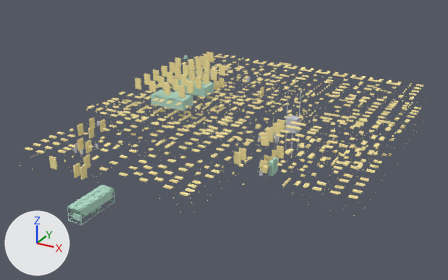
An edit to the glTF model public/reference-buildings/bs-medical-dental-clinic/electrical.glb, drawn before and after from the same camera.
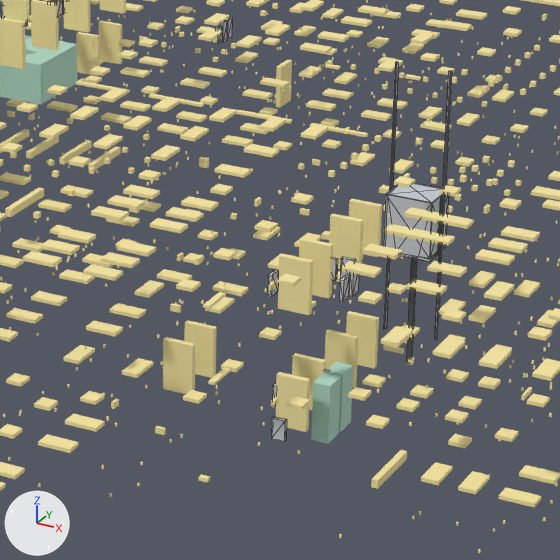
The first picture shows the older version from a 50 mm camera at (19.1, -61.7, 43.4) aimed at (-26.8, 21.8, 1.6). The close-ups show the older and then the newer version on the part from 44% to 73% of the width and 26% to 73% of the height of that picture. Only the edits that show in the close-ups are written down. Lighting does not change. The marker at lower left points along +X, +Y and +Z. The close-ups show mesh edges as thin lines. Vertices at exactly the same position are counted once.

The scene before the commit, as lines of its bpy script (objects in view):
```python
mat_equipment = principled_material('equipment')
mat_equipment.base_color = (0.58, 0.6, 0.66)  # light grey #c8cbd4
mat_equipment.roughness = 0.85
me_equipment = bpy.data.meshes.new('equipment')
me_equipment.from_pydata(...)  # 622 vertices, 1116 faces; spans x -51.1..-15.3, y 7.2..54.3, z -1.2..11.0
me_equipment.materials.append(mat_equipment)  # light grey #c8cbd4
me_plant = bpy.data.meshes.new('plant')
me_plant.from_pydata(...)  # 3669 vertices, 7373 faces; spans x -44.4..-15.4, y -8.6..37.9, z 0.0..9.9
me_plant.materials.append(mat_plant)  # green #b1dac8
me_terminal = bpy.data.meshes.new('terminal')
me_terminal.from_pydata(...)  # 16598 vertices, 24972 faces; spans x -52.2..0.4, y -0.2..56.5, z 0.4..9.2
me_terminal.materials.append(mat_terminal)  # beige #f8e7a2
ob_equipment = bpy.data.objects.new('equipment', me_equipment)
ob_equipment.location = (0.0, 0.0, 0.0)
ob_plant = bpy.data.objects.new('plant', me_plant)
ob_plant.location = (0.0, 0.0, 0.0)
ob_terminal = bpy.data.objects.new('terminal', me_terminal)
ob_terminal.location = (0.0, 0.0, 0.0)
```
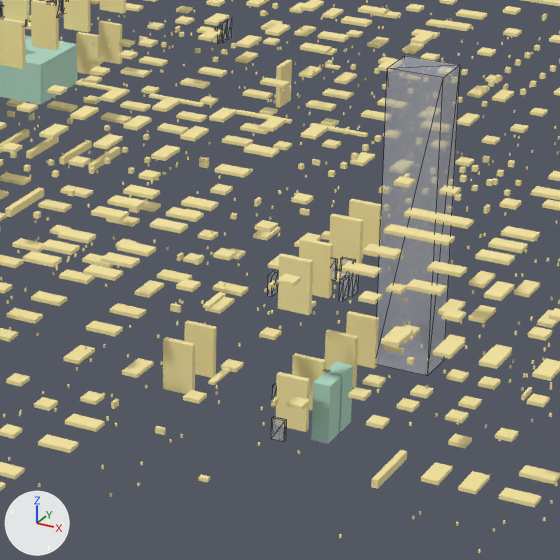
The change, as a list of edits to the scene's bpy script:
```text
Change mat_equipment:
    mat_equipment.alpha: 1.0 -> 0.34
Change me_equipment:
    used by ob_equipment; location = (0.0, 0.0, 0.0)
    remove me_equipment.from_pydata(...)  # 622 vertices, 1116 faces; spans x -51.1..-15.3, y 7.2..54.3, z -1.2..11.0
    add me_equipment.from_pydata(...)  # 232 vertices, 348 faces; spans x -51.1..-15.3, y 7.2..54.3, z -1.2..11.0
    me_equipment part 1: a new loose piece, a box spanning x -17.7..-15.5, y 25.8..27.5, z -1.2..11.0, in mat_equipment (light grey #c8cbd4)
    me_equipment part 2: 7 loose pieces with 398 vertices, spanning x -17.7..-15.5, y 25.8..27.5, z -1.2..11.0, are deleted
    me_equipment part 3
    86 faces are deleted
    86 new faces join them
    me_equipment part 4
    30 faces are deleted
    30 new faces join them
    other edits to the shape of me_equipment do not show in these pictures
```

Pixel boxes (x1, y1, x2, y2) of what changed, in the close-ups (560 x 560 px; the box of a moved part takes in the faces that stretch with it):
'equipment', surface changed, reshaped
    before: (1, 0, 452, 442)
    after: (1, 0, 460, 442)
part 1 of me_equipment, added
    after: (377, 56, 460, 376)
part 2 of me_equipment, deleted
    before: (383, 62, 452, 358)
part 3 of me_equipment, moved or reshaped
    both: (268, 258, 356, 442)
part 4 of me_equipment, moved or reshaped
    both: (215, 17, 232, 44)
